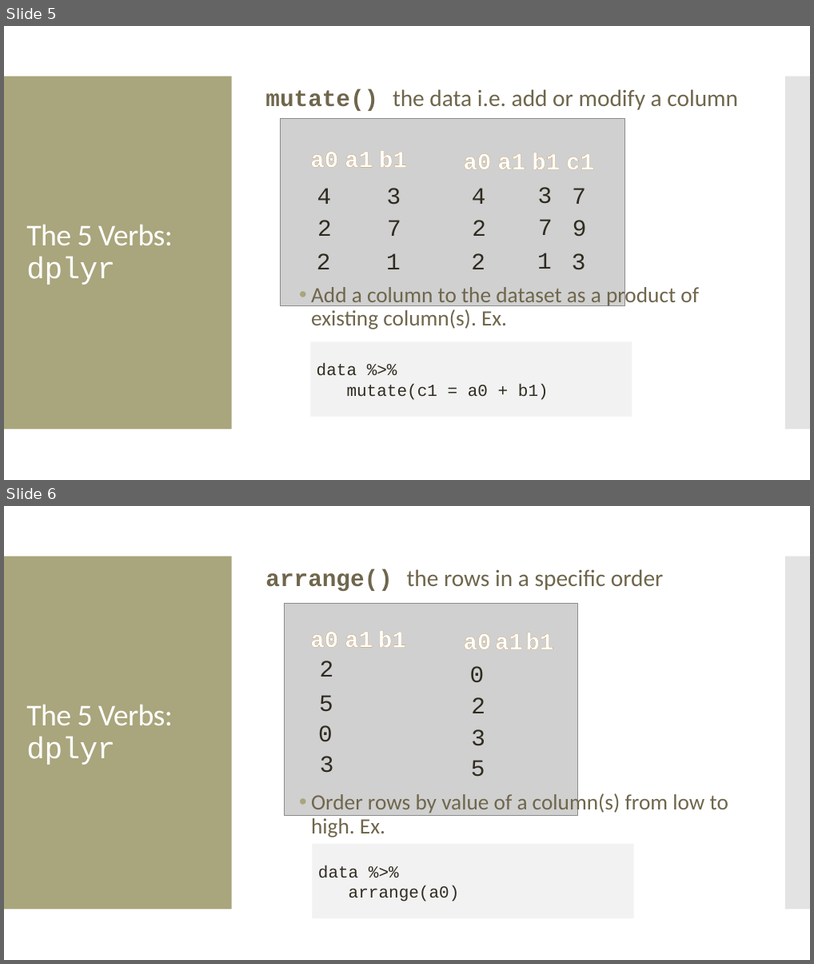
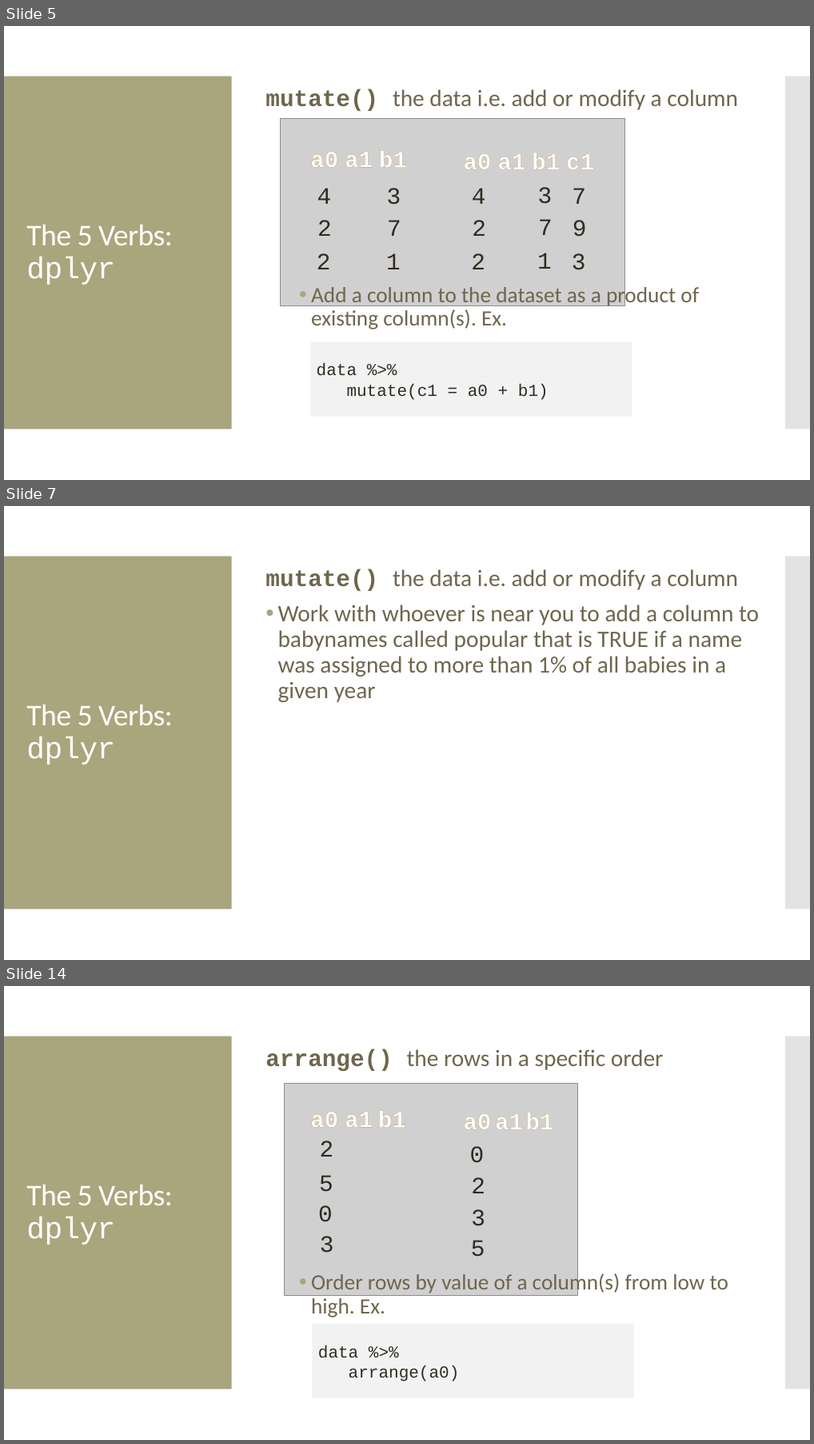
Before and after one commit to amosca01/Intro-DS-F23, a slide deck: slides/10-data-wrangling-mutate-arr-sum.pptx. Shown one above the other, each under a label of ours: slides 5 and 6 before the commit, slides 5, 7 and 14 after it; the slides between them are not shown. The pictures are 814x964 and 814x1444 pixels, drawn with LibreOffice and Linux fonts; fonts in the diff are those of the drawing; grey boxes stand for pictures. Boxes give left, top, right and bottom in pixels: in the first picture for what was removed or moved away, otherwise in the second. Text is boxed around its words. In the diff, an @@ line names an element or a change of style, - is before the commit and + after.

```diff
--- a/slides/10-data-wrangling-mutate-arr-sum.pptx
+++ b/slides/10-data-wrangling-mutate-arr-sum.pptx
@@ slide 7 added at bbox=[4, 506, 810, 960], background #FFFFFF; not listed: 2 template elements that a slide beside it also shows @@
@@ text added at bbox=[266, 569, 759, 702], 28 pt, text #6F664C @@
+mutate() the data i.e. add or modify a column
+• Work with whoever is near you to add a column to babynames called popular that is TRUE if a name was assigned to more than 1% of all babies in a given year
@@ title added at bbox=[26, 704, 173, 764], 36 pt, text #FFFFFF @@
+The 5 Verbs: dplyr
@@ what was slide 6 is now slide 14 @@
```
Also in this commit, not shown: 1 slide changed, 13 other slides added, 2 other files.
